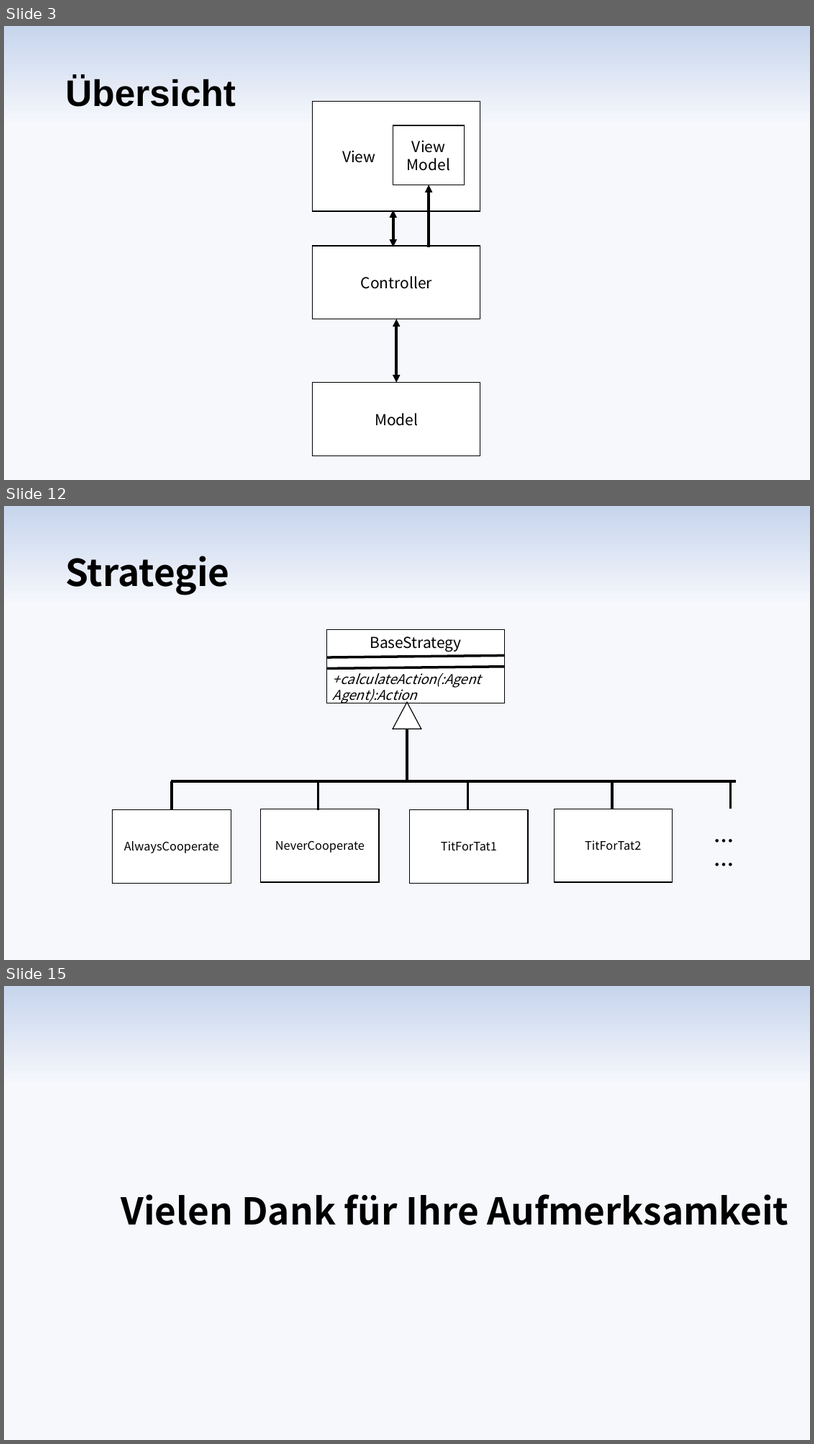
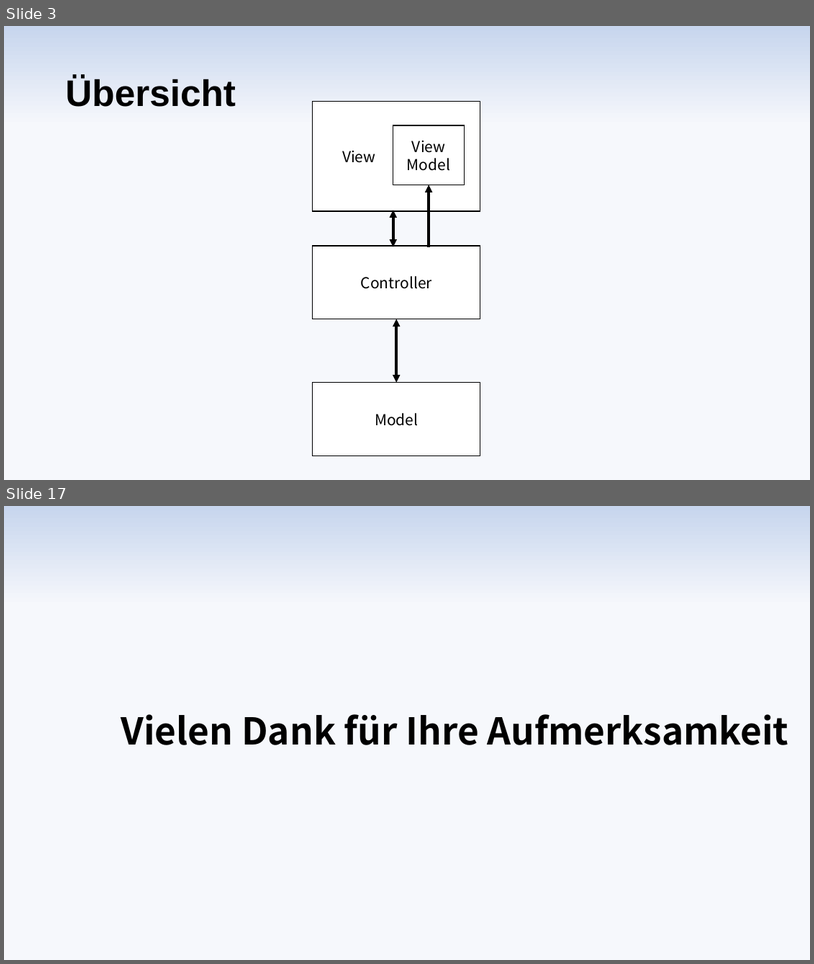
Before and after one commit to max-97/pse, a slide deck: Entwurf/Diagramme/Präsentation/Entwurfspraesentation.pptx. Shown one above the other, each under a label of ours: slides 3, 12 and 15 before the commit, slides 3 and 17 after it; the slides between them are not shown. The pictures are 814x1444 and 814x964 pixels, drawn with LibreOffice and Linux fonts; fonts in the diff are those of the drawing. Boxes give left, top, right and bottom in pixels: in the first picture for what was removed or moved away, otherwise in the second. Text is boxed around its words. In the diff, an @@ line names an element or a change of style, - is before the commit and + after.

```diff
--- a/Entwurf/Diagramme/Präsentation/Entwurfspraesentation.pptx
+++ b/Entwurf/Diagramme/Präsentation/Entwurfspraesentation.pptx
@@ slide 12 removed at (4, 506, 810, 960), background gradient #F6F8FC to #ABC0E4 to #C7D5ED @@
@@ title removed at (65, 556, 229, 595) @@
-Strategie
@@ rectangle removed at (327, 630, 505, 703) @@
-BaseStrategy
@@ line removed from (327, 657) to (505, 656) @@
@@ line removed from (327, 668) to (505, 667) @@
@@ text removed at (333, 673, 481, 705) @@
-+calculateAction(:Agent Agent):Action
@@ triangle removed at (393, 702, 422, 728) @@
@@ line removed from (407, 728) to (407, 781) @@
@@ line removed from (172, 781) to (172, 810) @@
@@ line removed from (172, 781) to (736, 781) @@
@@ line removed from (319, 781) to (319, 810) @@
@@ line removed from (468, 781) to (468, 810) @@
@@ line removed from (612, 780) to (612, 808) @@
@@ line removed from (731, 780) to (731, 808) @@
@@ rectangle removed at (113, 810, 232, 883) @@
-AlwaysCooperate
@@ rectangle removed at (261, 808, 380, 882) @@
-NeverCooperate
@@ rectangle removed at (410, 810, 528, 883) @@
-TitForTat1
@@ rectangle removed at (555, 808, 673, 882) @@
-TitForTat2
@@ text removed at (708, 826, 754, 856) @@
-……
@@ what was slide 15 is now slide 17 @@
```
Also in this commit, not shown: 8 slides changed, 5 slides added, 2 other slides removed, 6 other files.
